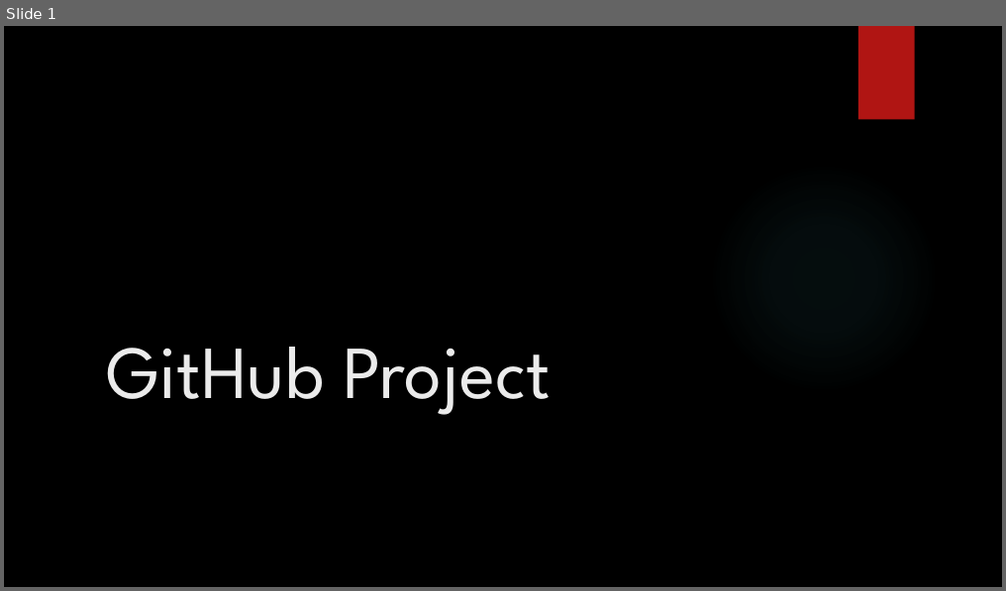
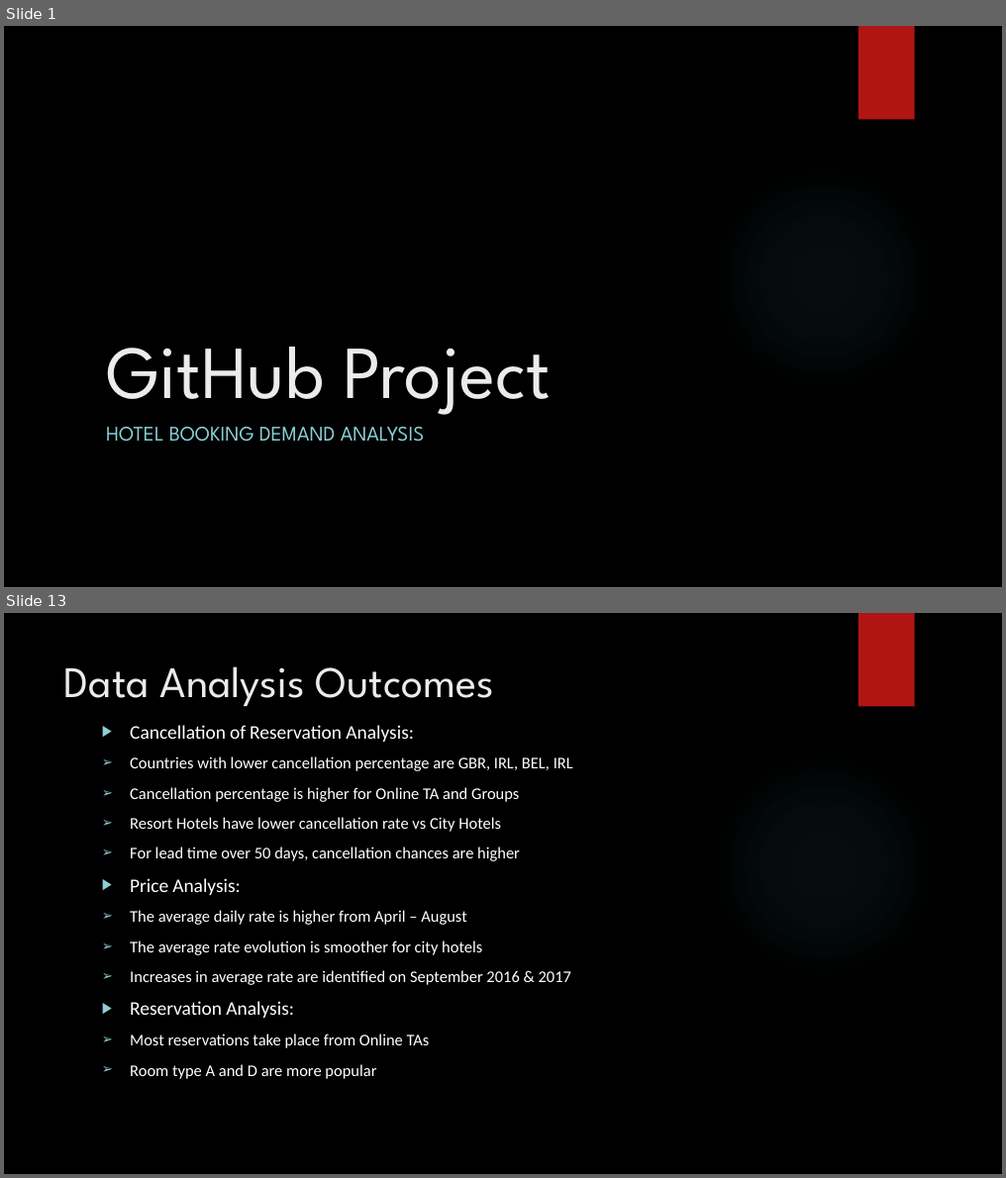
Before and after one commit to Konadrak/GitHub_Project_1a-Team_A, a slide deck: Presentation/GitHub Project Presentation.pptx. Shown one above the other, each under a label of ours: slide 1 before the commit, slides 1 and 13 after it; the slides between them are not shown. The pictures are 1006x591 and 1006x1178 pixels, drawn with LibreOffice and Linux fonts; fonts in the diff are those of the drawing; background and template pictures are left out. Boxes give left, top, right and bottom in pixels: in the first picture for what was removed or moved away, otherwise in the second. Text is boxed around its words. In the diff, an @@ line names an element or a change of style, - is before the commit and + after.

Commit message:
Analysis and Presentation

```diff
--- a/Presentation/GitHub Project Presentation.pptx
+++ b/Presentation/GitHub Project Presentation.pptx
@@ slide 13 added at (4,613,1002,1174), background picture (left out); not listed: 2 template elements that a slide beside it also shows @@
@@ title added at (64,666,494,706), 42 pt, text #EBEBEB @@
+Data Analysis Outcomes
@@ text added at (130,725,573,1049), 15.7 pt, text #FFFFFF @@
+▶ Cancellation of Reservation Analysis:
+➢ Countries with lower cancellation percentage are GBR, IRL, BEL, IRL
+➢ Cancellation percentage is higher for Online TA and Groups
+➢ Resort Hotels have lower cancellation rate vs City Hotels
+➢ For lead time over 50 days, cancellation chances are higher
+▶ Price Analysis:
+➢ The average daily rate is higher from April – August
+➢ The average rate evolution is smoother for city hotels
+➢ Increases in average rate are identified on September 2016 & 2017
+▶ Reservation Analysis:
+➢ Most reservations take place from Online TAs
+➢ Room type A and D are more popular
@@ slide 1 changed as well @@
@@ subtitle added at (106,427,425,442), 20 pt, text #8AD0D6 @@
+HOTEL BOOKING DEMAND ANALYSIS
```
Also in this commit, not shown: 11 other slides added, 2 slides removed, 3 other files.
